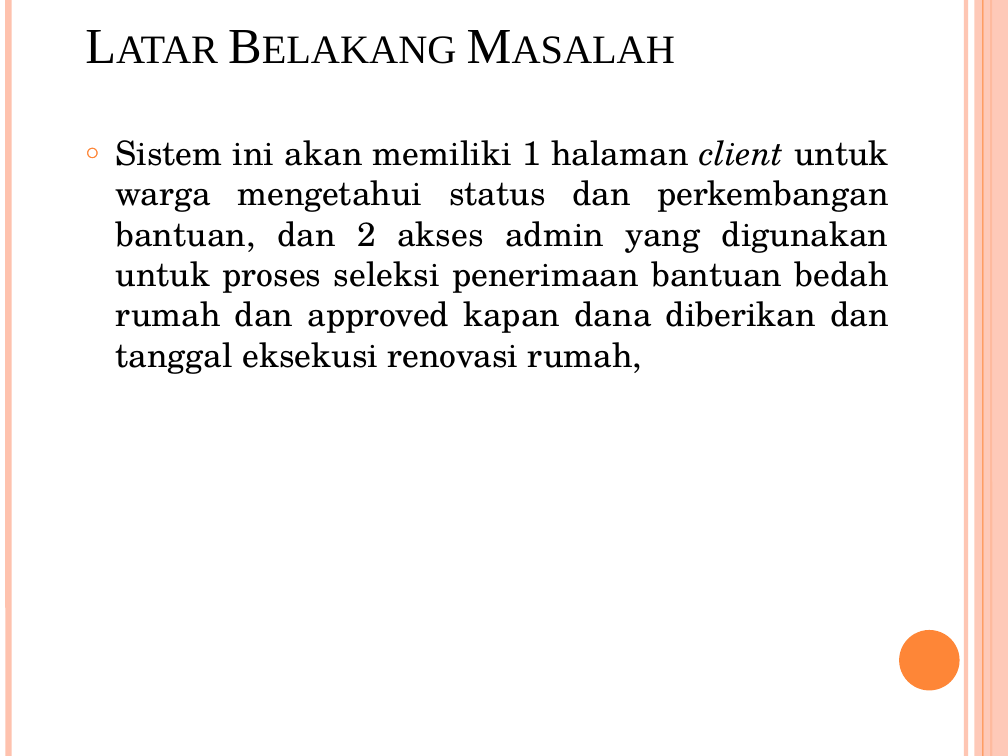
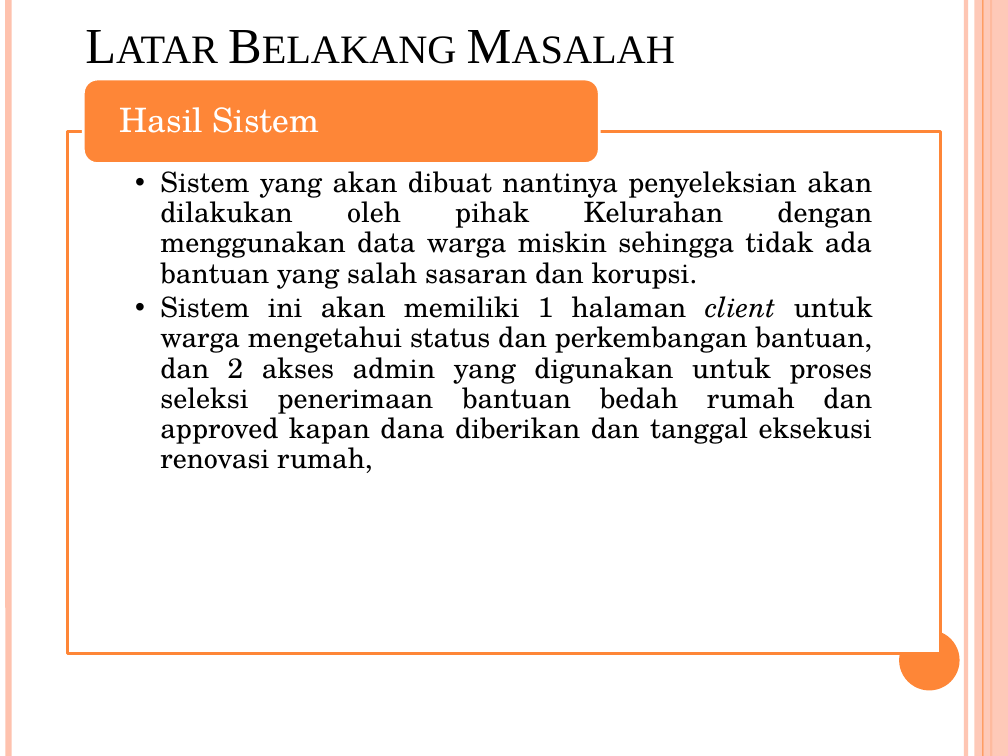
Before and after one commit to Shoichiinaba/Laporan-TA-Full, a slide deck: slide 3 of Presentation TA.pptx (slide 5 before the commit). Drawn at 1008x756 pixels with LibreOffice and Linux fonts; fonts in the diff are those of the drawing; background and template pictures are left out. Boxes give left, top, right and bottom in pixels: in the first picture for what was removed or moved away, otherwise in the second. Text is boxed around its words. In the diff, an @@ line names an element or a change of style, - is before the commit and + after.

```diff
--- a/Presentation TA.pptx
+++ b/Presentation TA.pptx
@@ text removed at (76,79,899,466) @@
-○ .
@@ rounded rectangle added at (84,79,600,163), fill #FE8637, outline #FFFFFF 2 pt @@
@@ text added at (120,107,320,133), 24 pt, text #FFFFFF @@
+Hasil Sistem
@@ text "Sistem yang akan dibuat nantinya ...": place and size @@
-text "Sistem yang akan dibuat nantinya ..." at (116,140,889,374)
+text "Sistem yang akan dibuat nantinya ..." at (160,171,873,473)
@@ rectangle added at (68,131,940,653), fill #FFFFFF at 90% opacity, outline #FE8637 2 pt @@
@@ text at (160,171,872,289): paragraph added @@
+  • Sistem yang akan dibuat nantinya penyeleksian akan dilakukan oleh pihak Kelurahan dengan menggunakan data warga miskin sehingga tidak ada bantuan yang salah sasaran dan korupsi.
@@ text at (160,296,873,473): size 24 to 20 pt in "Sistem ini akan memiliki 1 halaman client ..."; bullet ○ to •; list level 1 to 2 in "Sistem ini akan memiliki 1 ..."; line spacing 1 to 0.9 @@
```
Also in this commit, not shown: 6 other slides changed, 3 slides added, 6 slides removed, 1 other file.
